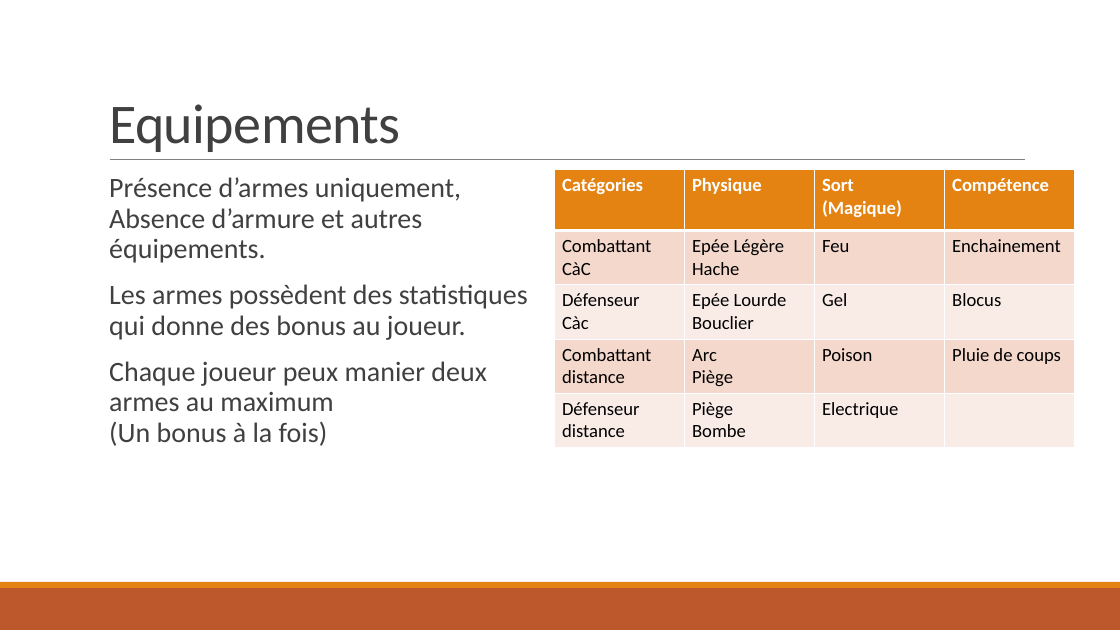
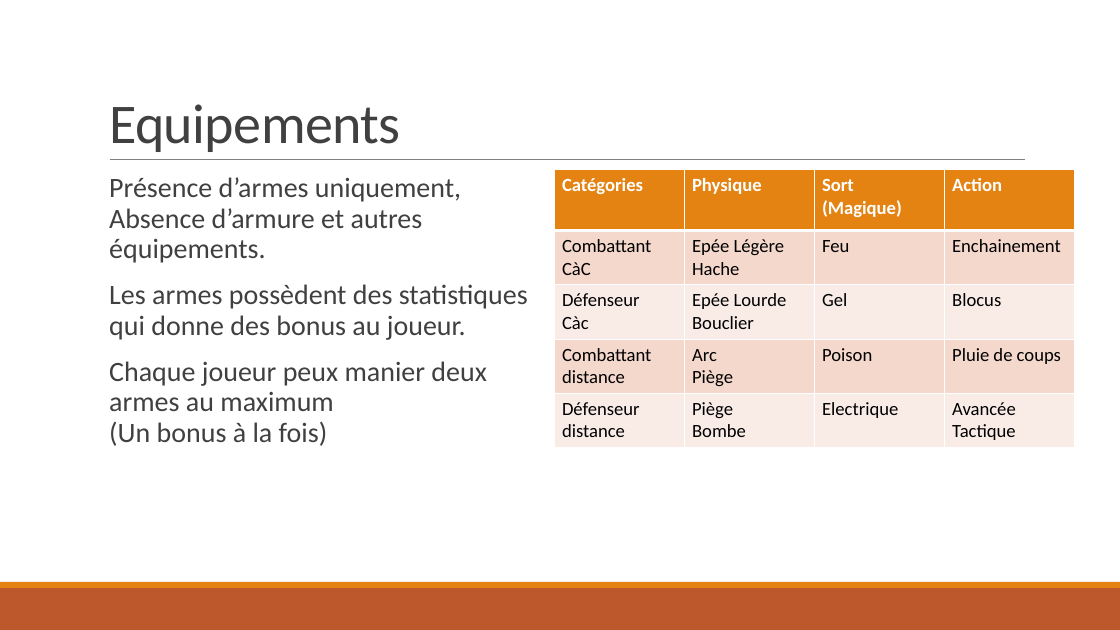
Before and after one commit to NCarrez/JdR-DeadSpells, a slide deck: slide 6 of 00 - Presentation.pptx (slide 4 before the commit). Drawn at 1120x630 pixels with LibreOffice and Linux fonts; fonts in the diff are those of the drawing. Boxes give left, top, right and bottom in pixels: in the first picture for what was removed or moved away, otherwise in the second. Text is boxed around its words. In the diff, an @@ line names an element or a change of style, - is before the commit and + after.

```diff
--- a/00 - Presentation.pptx
+++ b/00 - Presentation.pptx
@@ table at bbox=[555, 170, 1075, 444] @@
-row 1, column 4: Compétence
+row 1, column 4: Action
-row 5, column 4: 
+row 5, column 4: Avancée Tactique
```
Also in this commit, not shown: 8 other slides changed, 6 slides added, 5 slides removed.
